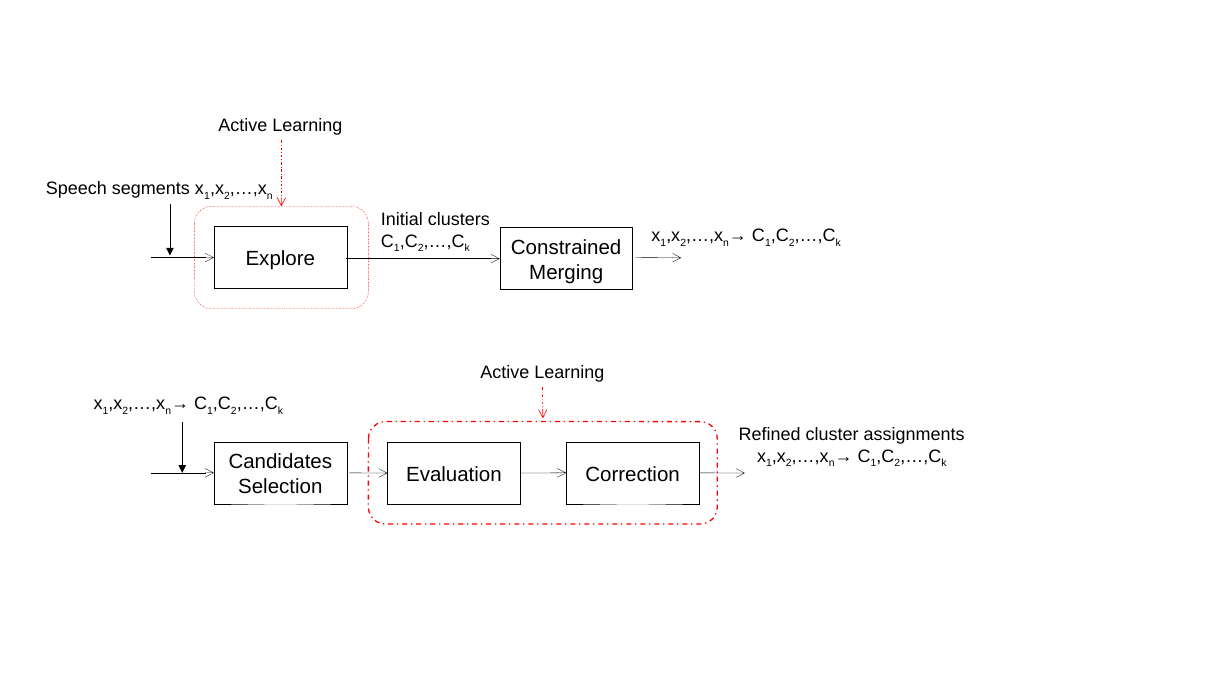
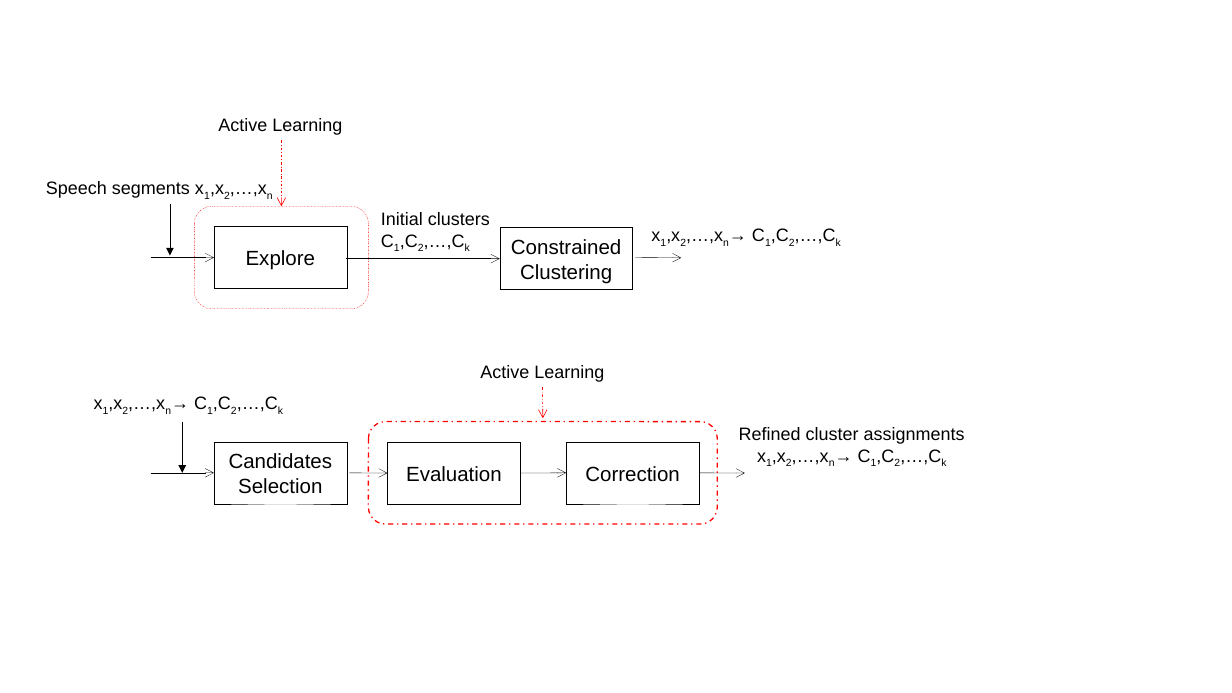
Before and after one commit to cyu0913/TASLP_Diarization_Writting, a slide deck: slide 1 of figs/fig_prep_2.pptx. Drawn at 1232x693 pixels with LibreOffice and Linux fonts; fonts in the diff are those of the drawing. Boxes give left, top, right and bottom in pixels: in the first picture for what was removed or moved away, otherwise in the second. Text is boxed around its words. In the diff, an @@ line names an element or a change of style, - is before the commit and + after.

```diff
--- a/figs/fig_prep_2.pptx
+++ b/figs/fig_prep_2.pptx
@@ text in rectangle at [520, 264, 612, 284]: text changed @@
-Merging
+Clustering
```
Also in this commit, not shown: 3 other files.
